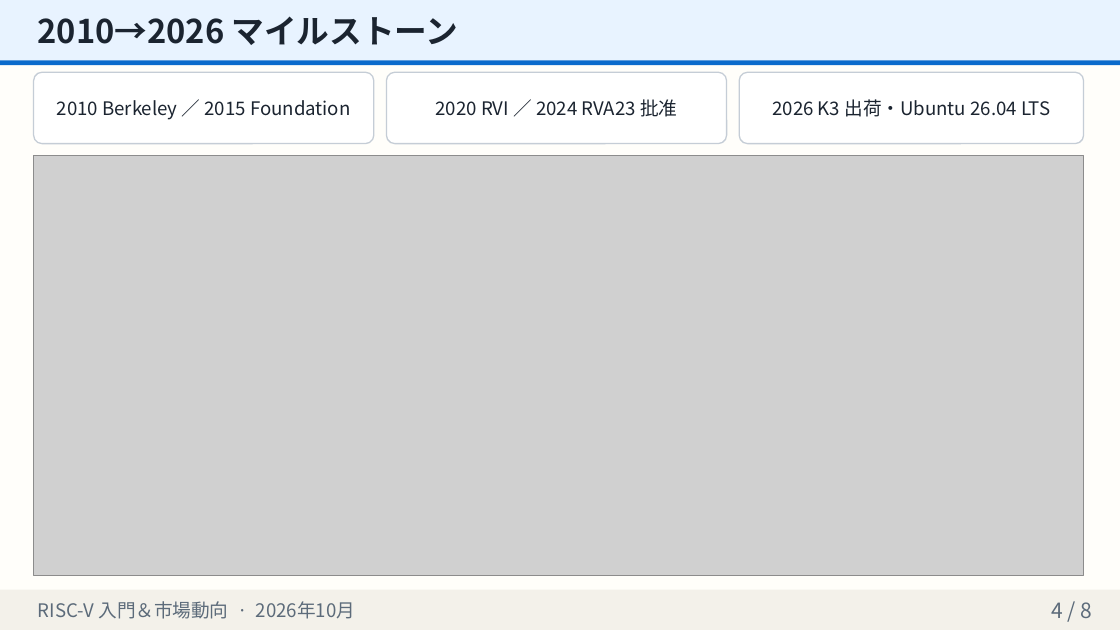
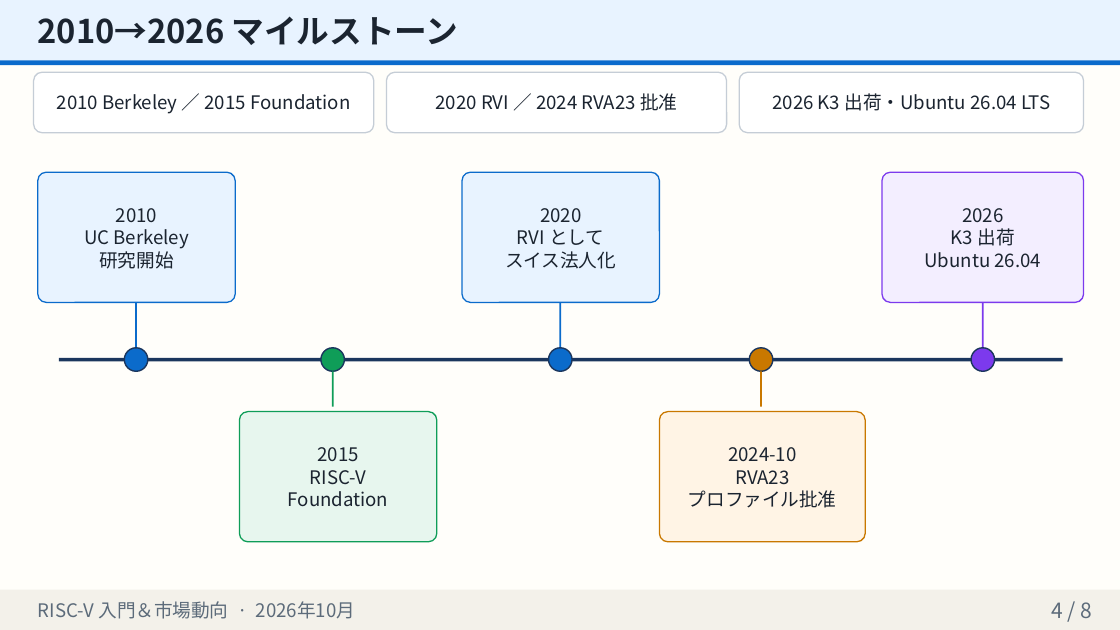
Before and after one commit to shotaminato/create-slides, a slide deck: slide 4 of examples/sample-deck.pptx. Drawn at 1120x630 pixels with LibreOffice and Linux fonts; fonts in the diff are those of the drawing; grey boxes stand for pictures. Boxes give left, top, right and bottom in pixels: in the first picture for what was removed or moved away, otherwise in the second. Text is boxed around its words. In the diff, an @@ line names an element or a change of style, - is before the commit and + after.

```diff
--- a/examples/sample-deck.pptx
+++ b/examples/sample-deck.pptx
@@ rounded rectangle "2010 Berkeley ／ 2015 Foundation" resized from (x1=34, y1=72, x2=374, y2=144) to (x1=34, y1=72, x2=374, y2=133) @@
@@ proportions changed in 3 elements at (x1=739, y1=72, x2=1084, y2=133), (x1=34, y1=72, x2=374, y2=133), (x1=386, y1=72, x2=727, y2=133) @@
@@ rounded rectangle "2020 RVI ／ 2024 RVA23 ..." resized from (x1=386, y1=72, x2=727, y2=144) to (x1=386, y1=72, x2=727, y2=133) @@
@@ rounded rectangle "2026 K3 出荷・Ubuntu 26.04 LTS" resized from (x1=739, y1=72, x2=1084, y2=144) to (x1=739, y1=72, x2=1084, y2=133) @@
@@ picture removed at (x1=34, y1=155, x2=1084, y2=576) @@
@@ rounded rectangle added at (x1=38, y1=172, x2=235, y2=302), fill #E8F3FF, outline #0B6BCB 1.1 pt, 16 pt, text #1B2430 @@
+2010
+UC Berkeley
+研究開始
@@ rounded rectangle added at (x1=462, y1=172, x2=660, y2=302), fill #E8F3FF, outline #0B6BCB 1.1 pt, 16 pt, text #1B2430 @@
+2020
+RVI として
+スイス法人化
@@ rounded rectangle added at (x1=882, y1=172, x2=1084, y2=302), fill #F3EEFF, outline #7C3AED 1.1 pt, 16 pt, text #1B2430 @@
+2026
+K3 出荷
+Ubuntu 26.04
@@ line added from (136, 302) to (136, 360), #0B6BCB 1.5 pt @@
@@ line added from (560, 302) to (560, 360), #0B6BCB 1.5 pt @@
@@ line added from (983, 302) to (983, 360), #7C3AED 1.5 pt @@
@@ ellipse added at (x1=124, y1=348, x2=148, y2=371), fill #0B6BCB, outline #1B365D 1.2 pt @@
@@ ellipse added at (x1=321, y1=348, x2=344, y2=371), fill #0F9D58, outline #1B365D 1.2 pt @@
@@ ellipse added at (x1=549, y1=348, x2=572, y2=371), fill #0B6BCB, outline #1B365D 1.2 pt @@
@@ ellipse added at (x1=749, y1=348, x2=773, y2=371), fill #C97800, outline #1B365D 1.2 pt @@
@@ ellipse added at (x1=971, y1=348, x2=995, y2=371), fill #7C3AED, outline #1B365D 1.2 pt @@
@@ line added from (59, 360) to (1063, 360), #1B365D 3 pt @@
@@ line added from (333, 371) to (333, 407), #0F9D58 1.5 pt @@
@@ line added from (761, 371) to (761, 407), #C97800 1.5 pt @@
@@ rounded rectangle added at (x1=239, y1=412, x2=437, y2=542), fill #E7F6EE, outline #0F9D58 1.1 pt, 16 pt, text #1B2430 @@
+2015
+RISC-V
+Foundation
@@ rounded rectangle added at (x1=660, y1=412, x2=865, y2=542), fill #FFF4E5, outline #C97800 1.1 pt, 16 pt, text #1B2430 @@
+2024-10
+RVA23
+プロファイル批准
```
Also in this commit, not shown: 4 other slides changed, 6 other files.
